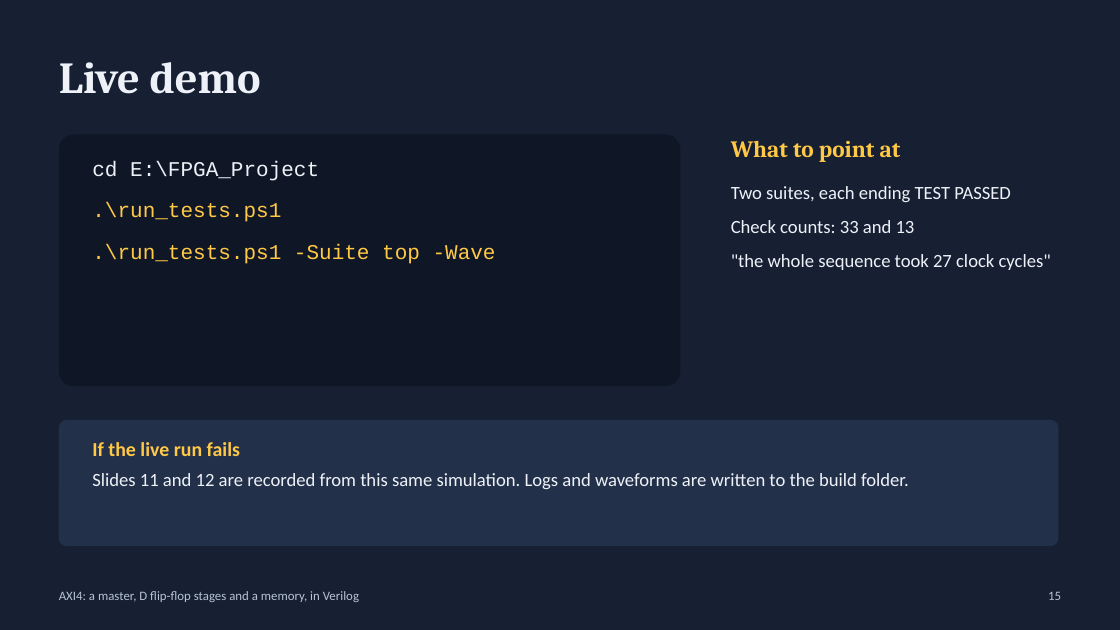
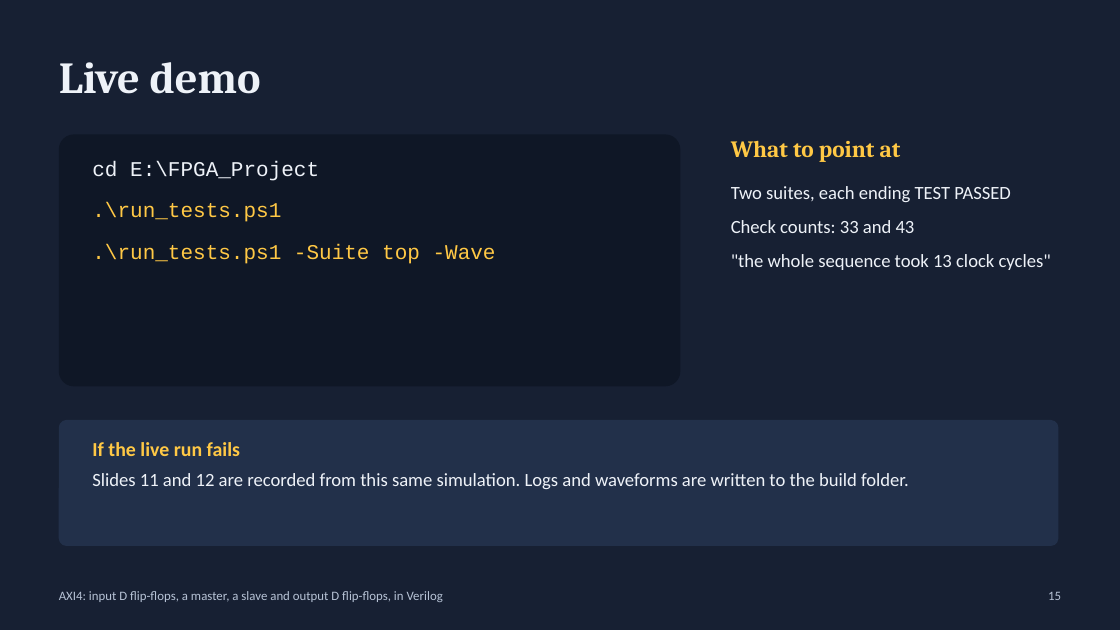
Before and after one commit to Moksha2709/Axi4_FPGA_Implementation, a slide deck: slide 15 of docs/AXI4_Viva_Presentation.pptx. Drawn at 1120x630 pixels with LibreOffice and Linux fonts; fonts in the diff are those of the drawing. Boxes give left, top, right and bottom in pixels: in the first picture for what was removed or moved away, otherwise in the second. Text is boxed around its words. In the diff, an @@ line names an element or a change of style, - is before the commit and + after.

```diff
--- a/docs/AXI4_Viva_Presentation.pptx
+++ b/docs/AXI4_Viva_Presentation.pptx
@@ text at (x1=731, y1=220, x2=1051, y2=270): text changed @@
-Check counts: 33 and 13
-"the whole sequence took 27 clock cycles"
+Check counts: 33 and 43
+"the whole sequence took 13 clock cycles"
@@ text at (x1=59, y1=591, x2=443, y2=602): text changed @@
-AXI4: a master, D flip-flop stages and a memory, in Verilog
+AXI4: input D flip-flops, a master, a slave and output D flip-flops, in Verilog
```
Also in this commit, not shown: 15 other slides changed, 8 other files.
